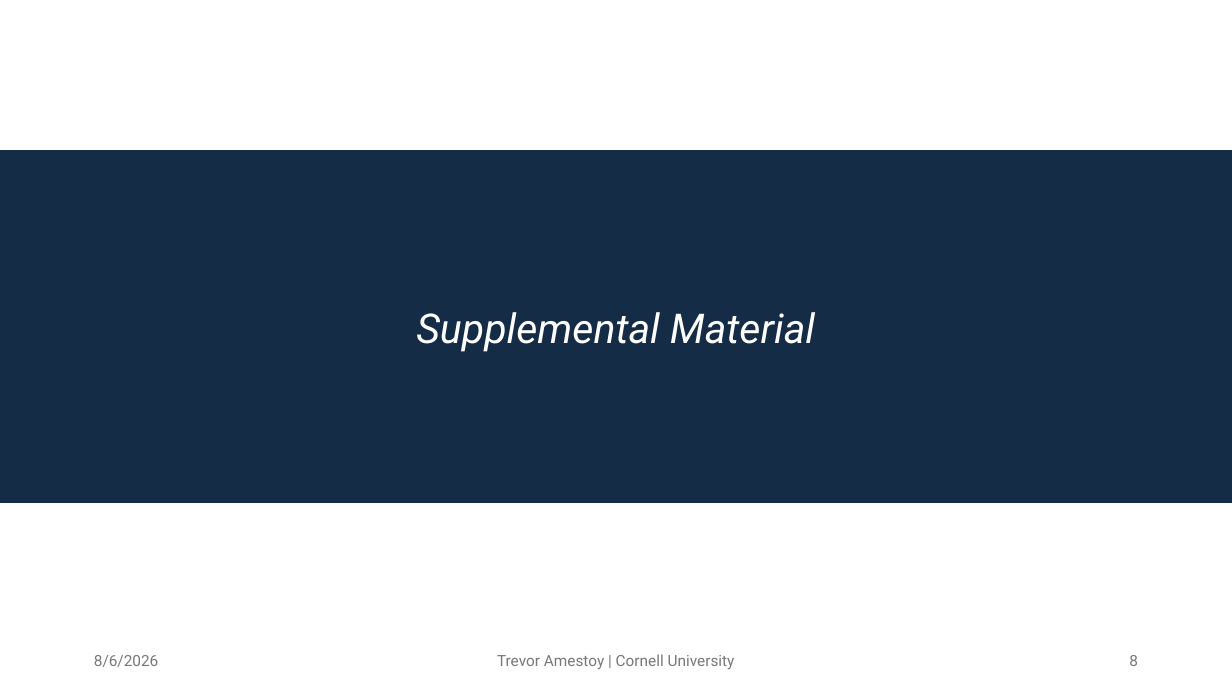
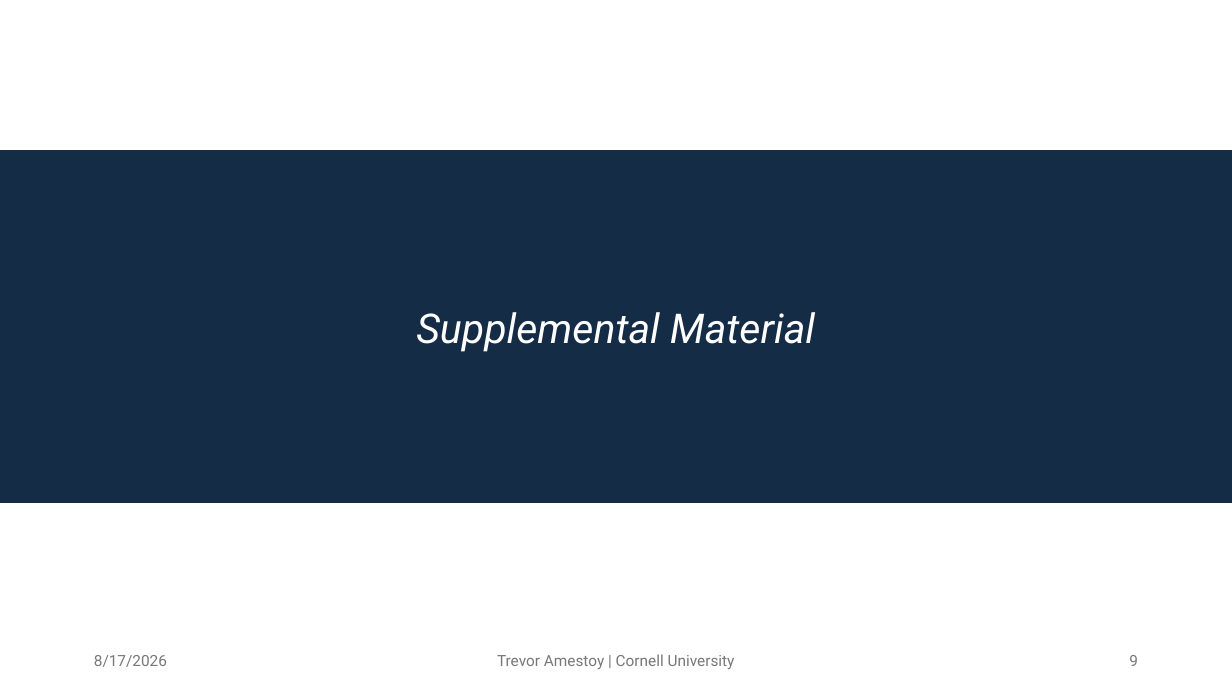
Before and after one commit to TrevorJA/NYCOptimization, a slide deck: slide 9 of docs/NYCOptimization_figure_sequence.pptx (slide 8 before the commit). Drawn at 1232x693 pixels with LibreOffice and Linux fonts; fonts in the diff are those of the drawing. Boxes give left, top, right and bottom in pixels: in the first picture for what was removed or moved away, otherwise in the second. Text is boxed around its words. In the diff, an @@ line names an element or a change of style, - is before the commit and + after.

```diff
--- a/docs/NYCOptimization_figure_sequence.pptx
+++ b/docs/NYCOptimization_figure_sequence.pptx
@@ text at bbox=[94, 655, 167, 667]: text changed @@
-8/6/2026
+8/17/2026
```
Also in this commit, not shown: 6 other slides changed, 1 slide added, 38 other files.
